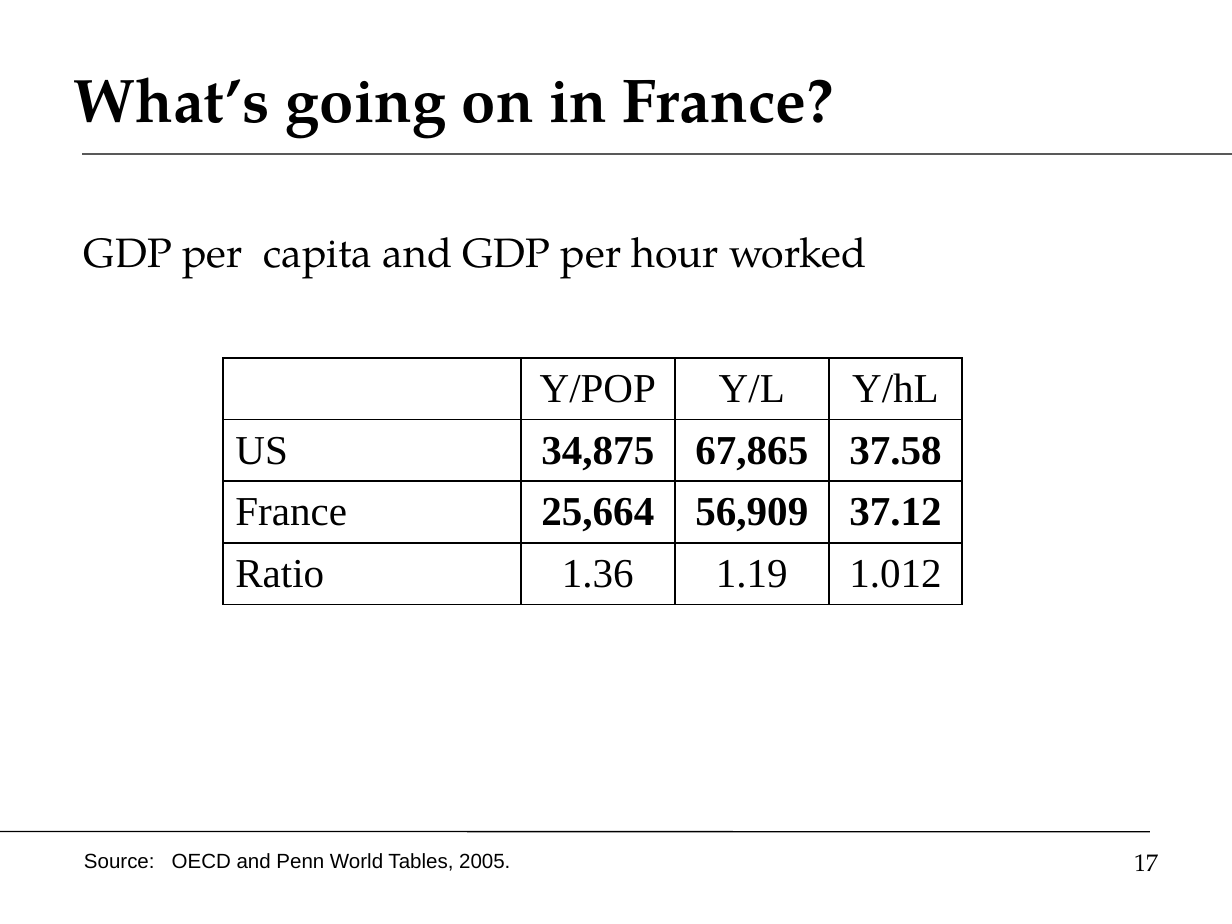
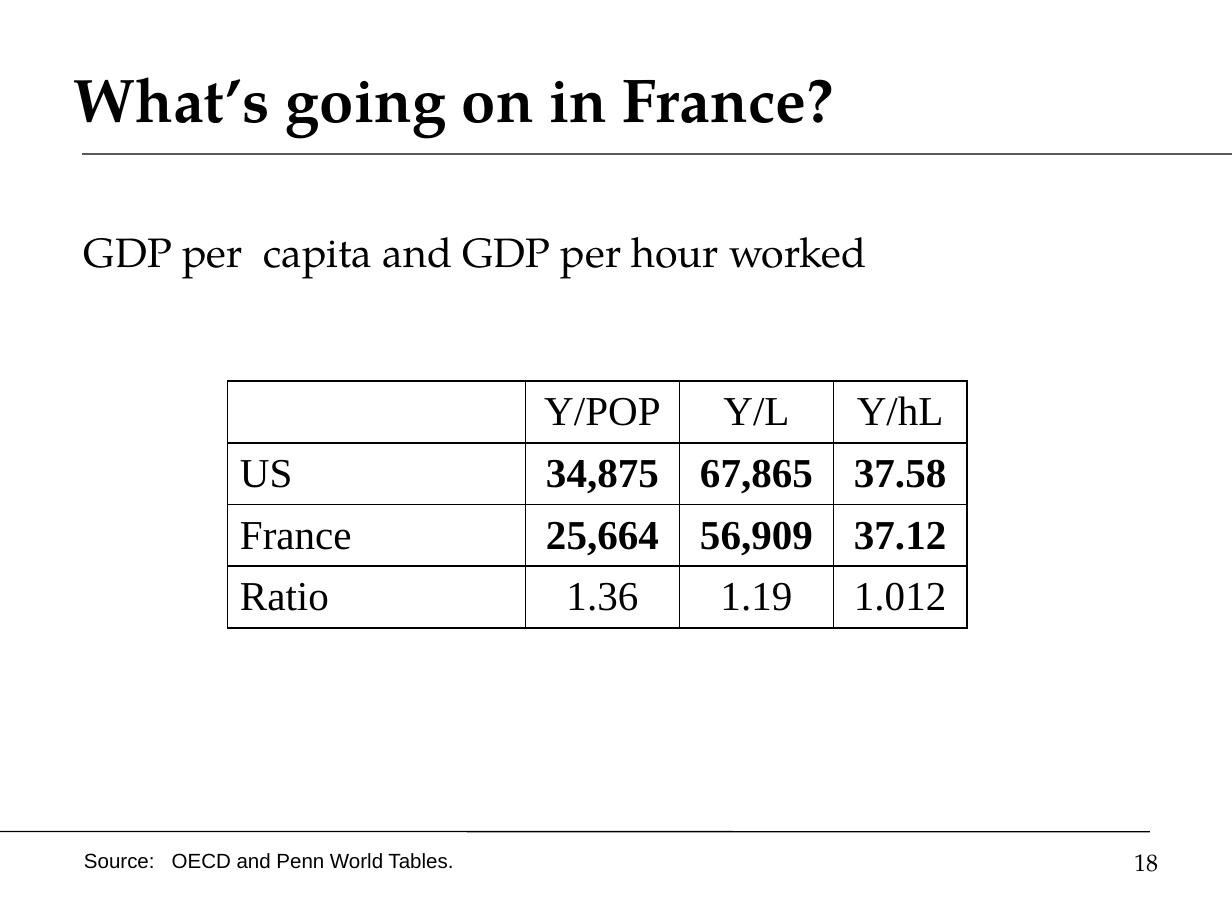
Before and after one commit to DaveBackus/Global_Economy, a slide deck: slide 18 of Slides/slides_labcap_f14.pptx (slide 17 before the commit). Drawn at 1232x924 pixels with LibreOffice and Linux fonts; fonts in the diff are those of the drawing. Boxes give left, top, right and bottom in pixels: in the first picture for what was removed or moved away, otherwise in the second. Text is boxed around its words. In the diff, an @@ line names an element or a change of style, - is before the commit and + after.

```diff
--- a/Slides/slides_labcap_f14.pptx
+++ b/Slides/slides_labcap_f14.pptx
@@ table: place and size @@
-table at (223,359,962,605)
+table at (228,381,967,627)
@@ text at (84,853,453,869): text changed @@
-Source: OECD and Penn World Tables, 2005.
+Source: OECD and Penn World Tables.
@@ page number at (1134,854,1158,872): text changed @@
-17
+18
```
Also in this commit, not shown: 26 other slides changed, 3 slides added, 1 slide removed, 40 other files.
